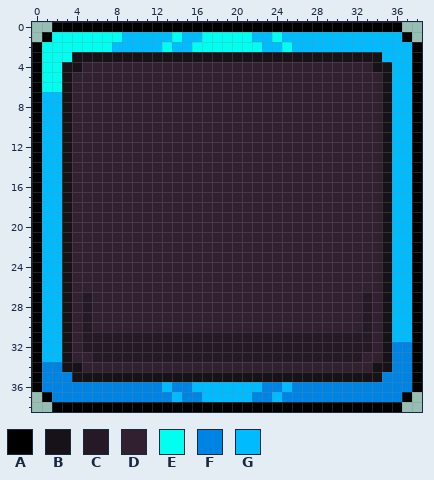
Pixel-art sprite: packages/client/public/assets/ui/button-blue.png. That is the earlier state.
The file is 78x78 pixels, drawn in blocks of 2x2; one block is one cell here.
Palette (. is transparent): A #000000  B #171217  C #241924  D #302030  E #00fff1  F #0084e3  G #00bcff
New version:
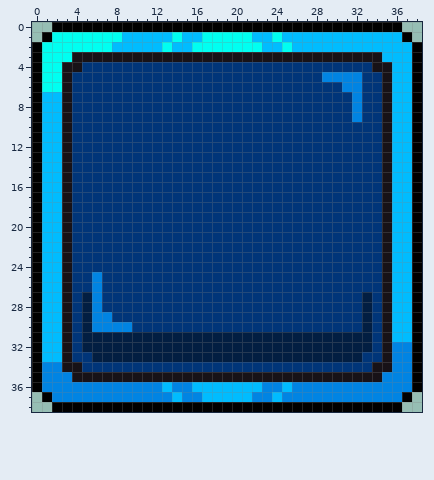
The exact change:
colour C: #241924 -> #021e42
colour D: #302030 -> #003579
y 5: x 29..32 DDDD -> FFFF
y 6: x 31..32 DD -> FF
y 7..9: x 32 D -> F
y 25..28: x 6 D -> F
y 29: x 6..7 DD -> FF
y 30: x 6..9 DDDD -> FFFF
